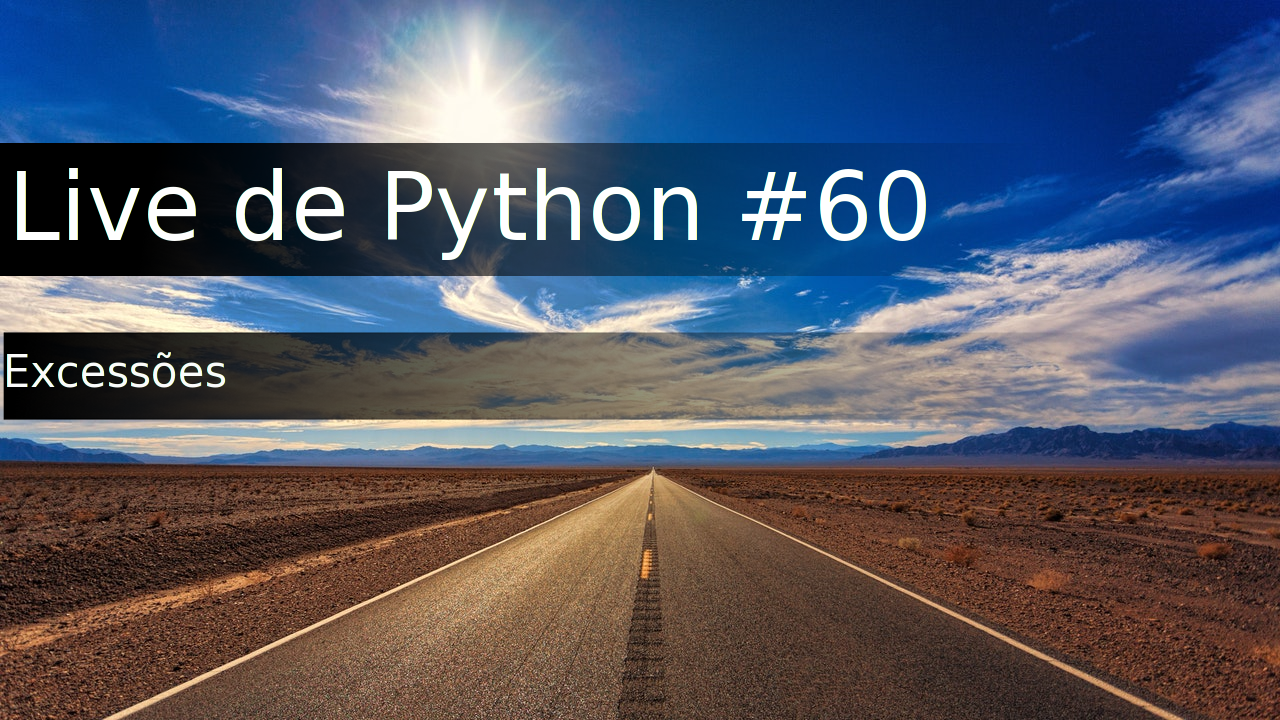
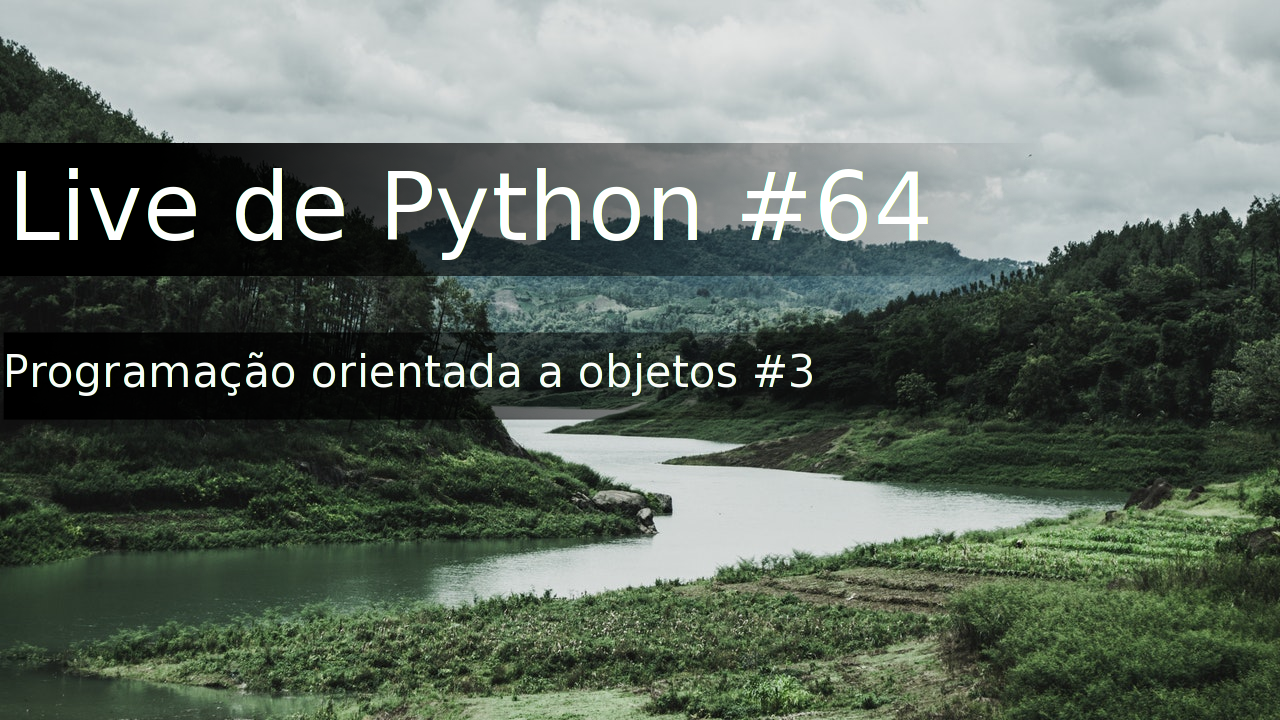
Revision of a layered (1280, 720) image; what changed, layer by layer:
renamed "Excessões" to "Programação orientada a objeto...", painted on it over [10, 352, 812, 396]
renamed "Live de Python #60" to "Live de Python #64", painted on it over [150, 168, 928, 260]
renamed "pexels-photo-1133505.jpeg" to "pexels-photo-1034887.jpeg", painted on it over [0, 0, 1280, 720]
